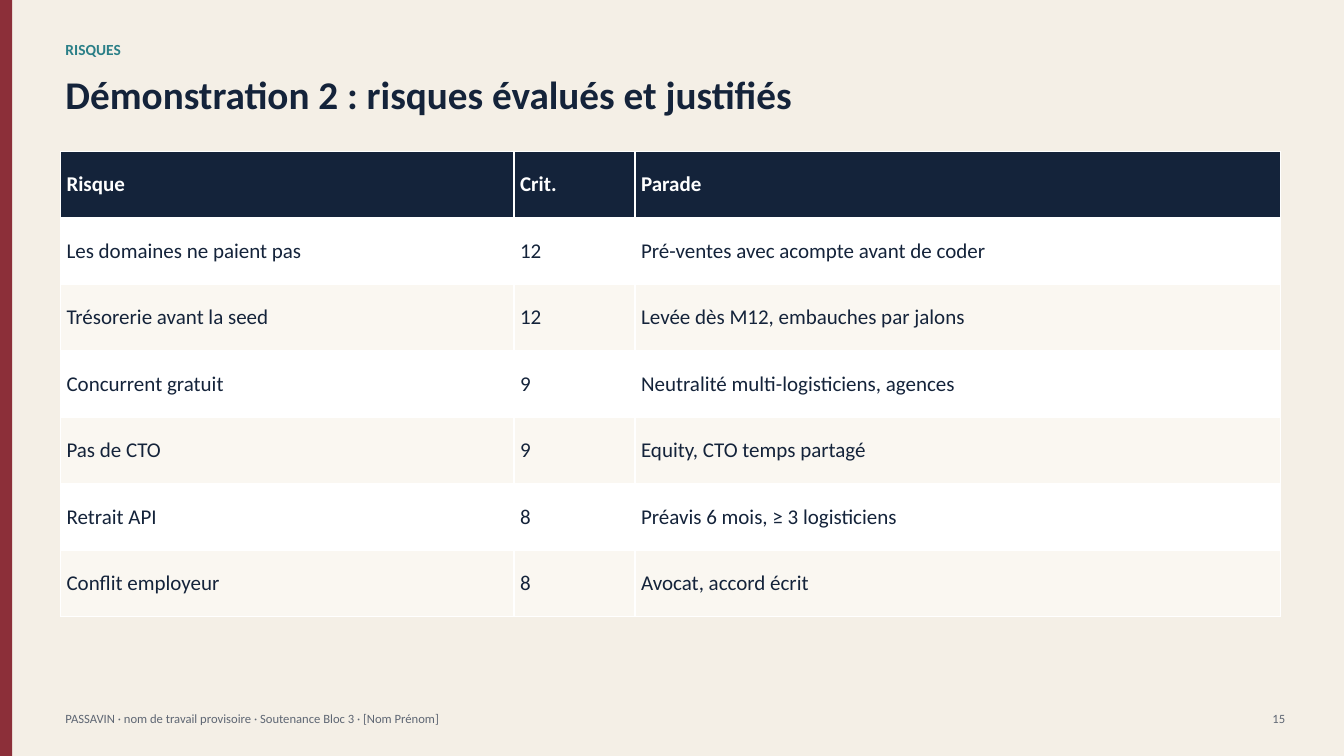
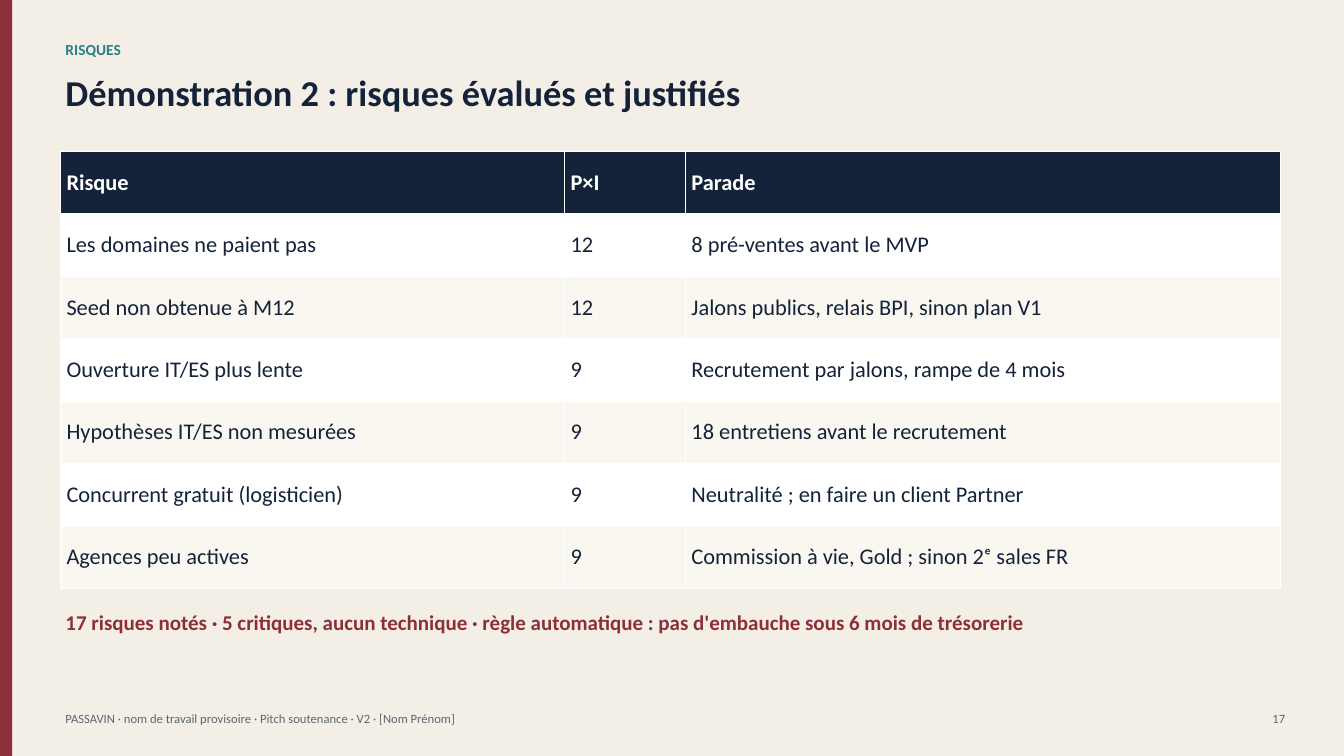
Before and after one commit to planetauragbf-ai/Emma, a slide deck: slide 17 of winetech/livrables/Passavin_Pitch_Soutenance.pptx (slide 15 before the commit). Drawn at 1344x756 pixels with LibreOffice and Linux fonts; fonts in the diff are those of the drawing. Boxes give left, top, right and bottom in pixels: in the first picture for what was removed or moved away, otherwise in the second. Text is boxed around its words. In the diff, an @@ line names an element or a change of style, - is before the commit and + after.

```diff
--- a/winetech/livrables/Passavin_Pitch_Soutenance.pptx
+++ b/winetech/livrables/Passavin_Pitch_Soutenance.pptx
@@ text "Démonstration 2 : risques évalués ..." at box(65, 80, 740, 112): size 28 to 26 pt @@
@@ table at box(60, 151, 1280, 589) @@
-row 1, column 2: Crit.
+row 1, column 2: P×I
-row 2, column 3: Pré-ventes avec acompte avant de coder
+row 2, column 3: 8 pré-ventes avant le MVP
-row 3, column 1: Trésorerie avant la seed
+row 3, column 1: Seed non obtenue à M12
-row 3, column 3: Levée dès M12, embauches par jalons
+row 3, column 3: Jalons publics, relais BPI, sinon plan V1
-row 4, column 1: Concurrent gratuit
+row 4, column 1: Ouverture IT/ES plus lente
-row 4, column 3: Neutralité multi-logisticiens, agences
+row 4, column 3: Recrutement par jalons, rampe de 4 mois
-row 5, column 1: Pas de CTO
+row 5, column 1: Hypothèses IT/ES non mesurées
-row 5, column 3: Equity, CTO temps partagé
+row 5, column 3: 18 entretiens avant le recrutement
-row 6: Retrait API | 8 | Préavis 6 mois, ≥ 3 logisticiens
+row 6: Concurrent gratuit (logisticien) | 9 | Neutralité ; en faire un client Partner
-row 7: Conflit employeur | 8 | Avocat, accord écrit
+row 7: Agences peu actives | 9 | Commission à vie, Gold ; sinon 2ᵉ sales FR
@@ size 15 to 16 pt in "Risque", "Parade", "Les domaines ne paient pas", "12" and 3 more places @@
@@ text added at box(65, 615, 1024, 634), 15 pt, text #8C2F39, bold @@
+17 risques notés · 5 critiques, aucun technique · règle automatique : pas d'embauche sous 6 mois de trésorerie
@@ text at box(65, 714, 455, 725): text changed @@
-PASSAVIN · nom de travail provisoire · Soutenance Bloc 3 · [Nom Prénom]
+PASSAVIN · nom de travail provisoire · Pitch soutenance · V2 · [Nom Prénom]
@@ text at box(1272, 715, 1285, 723): text changed @@
-15
+17
```
Also in this commit, not shown: 7 other slides changed, 12 slides added, 12 slides removed, 27 other files.
